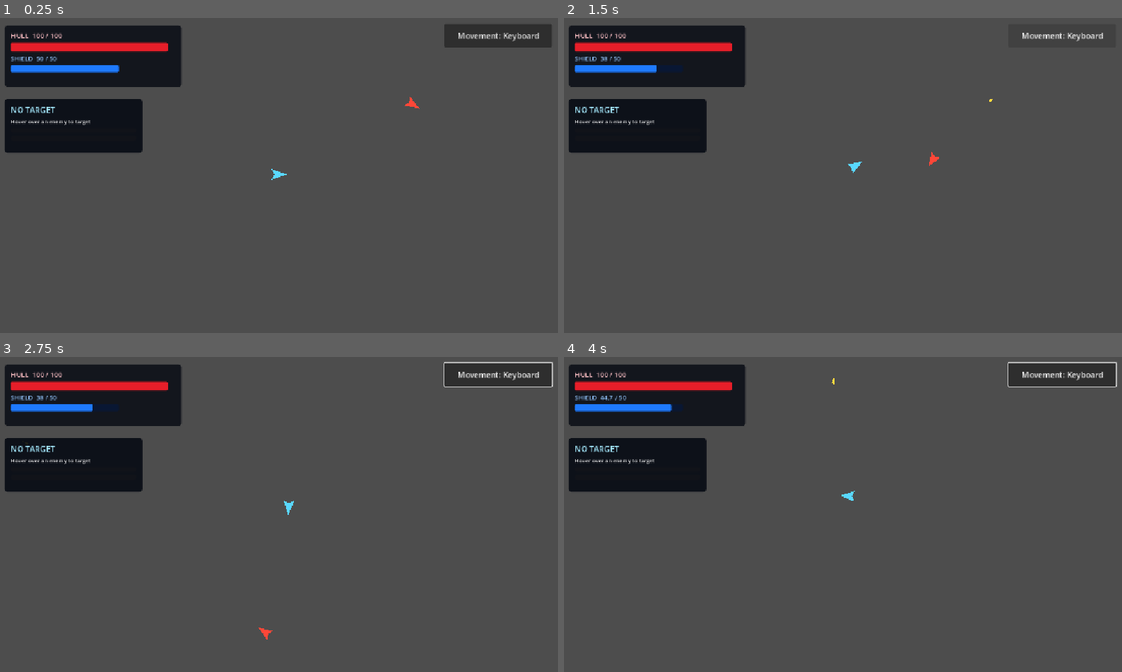
Above: before the commit, frames 1-4 (two rows, left to right).
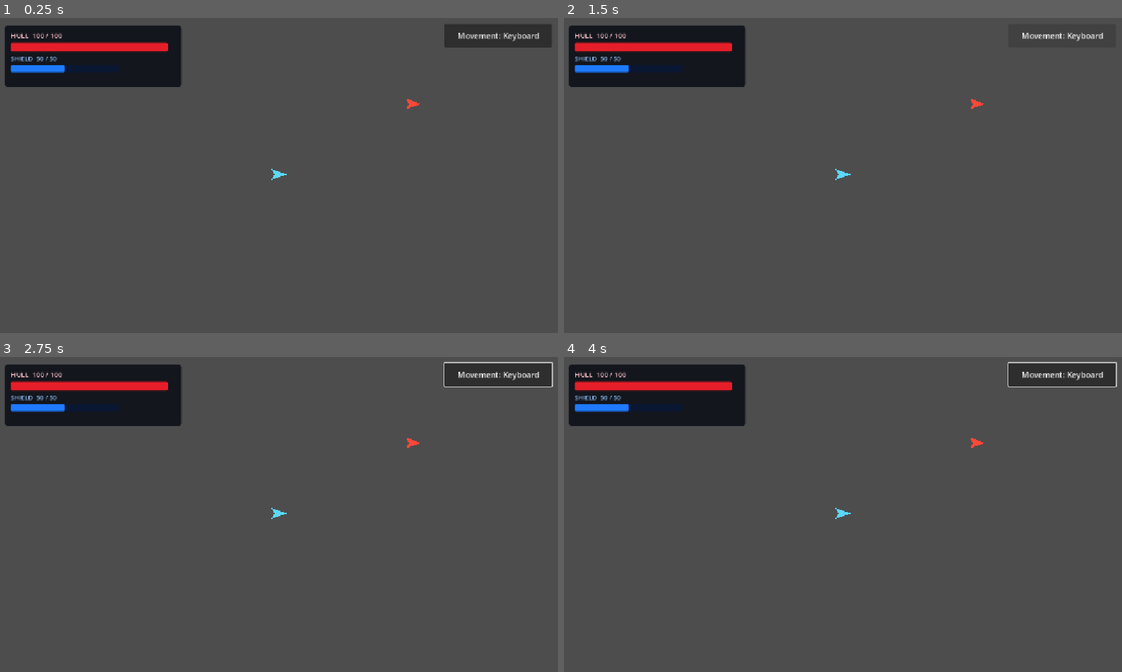
Above: after the commit, the same moments.

Repository: Bbran4/SpaceDelivery
Game: Godot game, scene res://scenes/tests/hud_test.tscn
Two runs of this game, one before a commit and one after it. Both use one fixed random seed, a clock stepped at 60 frames per second and the inputs below.
Inputs (mouse positions are in pixels of both pictures, inside the frame that each line leads up to):
- Up to frame 1 (0.25 s): no input
- Up to frame 2 (1.5 s): click "Movement: Keyboard" at 0.5 s; click "Movement: Mouse" (after the commit: "Movement: Keyboard") at 1.25 s
- Up to frame 3 (2.75 s): move the mouse to (401, 498) at 2.02 s; hold D (right) from 2.03 s (still down); hold Tab from 2.03 s (still down)
- Up to frame 4 (4 s): move the mouse to (725, 530) at 2.77 s; release D (right) at 2.78 s; release Tab at 2.78 s; hold S (down) 2.78-3.53 s; tap Tab at 2.85 s; move the mouse to (898, 445) at 3.52 s; hold D (right) from 3.53 s (still down); hold Tab from 3.53 s (still down)

The runs differ from the first frame. In frame 1, 4.4% of the frame differs, in the area x 0-76%, y 14-43%; in frame 2, 4.4%; in frame 3, 4.4%; in frame 4, 4.5%, in the area x 0-76%, y 6-52%.
Error after the commit: Parse Error: Function "_cycle_target()" not found in base self. (res://scripts/player_controller.gd:61)

Commit message:
Guard freed targets and retain keyboard target HUD

Diff:
--- a/scripts/player_controller.gd
+++ b/scripts/player_controller.gd
@@ -26,11 +26,13 @@
 @export_range(1.0, 10.0, 0.1) var mouse_turn_rate_multiplier: float = 4.0
 @export_range(0.1, 2.0, 0.05) var mouse_velocity_response_time: float = 0.4
 @export_range(1.0, 100.0, 1.0) var mouse_target_radius: float = 22.0
+@export_range(10.0, 100.0, 1.0) var keyboard_reticle_radius: float = 32.0
 
 var movement_mode: MovementMode = MovementMode.KEYBOARD
 var current_target: Ship
 var _reticle: TargetReticle
 var _cycled_target: Ship
+var _hud_target: Ship
 
 
 func _ready() -> void:
@@ -77,7 +79,7 @@
 
 
 func _update_targeting() -> void:
-	var new_target: Ship
+	var new_target: Ship = null
 	if movement_mode == MovementMode.MOUSE:
 		if is_instance_valid(_cycled_target) and not _cycled_target.is_destroyed and _cycled_target.is_inside_tree():
 			if ship.global_position.distance_to(_cycled_target.global_position) <= _get_player_weapon_range():
@@ -86,125 +88,37 @@
 				_cycled_target = null
 		if new_target == null:
 			new_target = _find_nearest_enemy_in_range()
-			if is_instance_valid(_cycled_target) and _cycled_target.is_destroyed:
-				_cycled_target = null
 	else:
 		new_target = _find_enemy_under_mouse()
 
-	if not is_instance_valid(new_target):
+	if not is_instance_valid(new_target) or new_target.is_destroyed or not new_target.is_inside_tree():
 		new_target = null
 
-	if new_target != current_target:
-		current_target = new_target
-		target_changed.emit(current_target)
+	# The keyboard-mode weapon target is only active while the cursor is over an
+	# enemy, but the HUD keeps the last selected enemy until it dies or changes.
+	if new_target != null:
+		if new_target != current_target:
+			current_target = new_target
+			_hud_target = new_target
+			target_changed.emit(current_target)
+	elif movement_mode == MovementMode.MOUSE:
+		if is_instance_valid(current_target) or current_target != null:
+			current_target = null
+			target_changed.emit(null)
+	else:
+		current_target = null
+
+	if movement_mode == MovementMode.KEYBOARD and is_instance_valid(_hud_target):
+		if not is_instance_valid(_hud_target) or _hud_target.is_destroyed or not _hud_target.is_inside_tree():
+			_hud_target = null
+			target_changed.emit(null)
+
+	if is_instance_valid(current_target) and (current_target.is_destroyed or not current_target.is_inside_tree()):
+		current_target = null
+		if movement_mode == MovementMode.MOUSE:
+			target_changed.emit(null)
 
 	if is_instance_valid(_reticle):
-		if movement_mode == MovementMode.MOUSE:
-			_reticle.follow_mouse = false
-			_reticle.target = current_target
-		else:
-			_reticle.follow_mouse = true
-			_reticle.target = null
-
-
-func _find_nearest_enemy_in_range() -> Ship:
-	var nearest: Ship
-	var nearest_distance: float = _get_player_weapon_range()
-	for node: Node in get_tree().get_nodes_in_group("enemy"):
-		var enemy: Ship = node as Ship
-		if enemy == null or enemy.is_destroyed or not enemy.is_inside_tree():
-			continue
-		var distance: float = ship.global_position.distance_to(enemy.global_position)
-		if distance <= nearest_distance:
-			nearest_distance = distance
-			nearest = enemy
-	return nearest
-
-
-func _find_enemy_under_mouse() -> Ship:
-	var mouse_position: Vector2 = ship.get_global_mouse_position()
-	for node: Node in get_tree().get_nodes_in_group("enemy"):
-		var enemy: Ship = node as Ship
-		if enemy == null or enemy.is_destroyed:
-			continue
-		if mouse_position.distance_to(enemy.global_position) <= mouse_target_radius:
-			return enemy
-	return null
-
-
-func _get_player_weapon_range() -> float:
-	var maximum_range: float = 300.0
-	for weapon_node: Node in ship.weapon_instances:
-		var weapon: ShipWeapon = weapon_node as ShipWeapon
-		if weapon != null and weapon.weapon_data != null:
-			maximum_range = maxf(maximum_range, weapon.weapon_data.range)
-	return maximum_range
-
-
-func _cycle_target() -> void:
-	var enemies: Array[Ship] = []
-	for node: Node in get_tree().get_nodes_in_group("enemy"):
-		var enemy: Ship = node as Ship
-		if enemy != null and not enemy.is_destroyed and enemy.is_inside_tree() and ship.global_position.distance_to(enemy.global_position) <= _get_player_weapon_range():
-			enemies.append(enemy)
-	if enemies.is_empty():
-		_cycled_target = null
-		return
-	enemies.sort_custom(func(a: Ship, b: Ship) -> bool:
-		return ship.global_position.distance_to(a.global_position) < ship.global_position.distance_to(b.global_position)
-	)
-	var current_index: int = enemies.find(current_target)
-	_cycled_target = enemies[(current_index + 1) % enemies.size()]
-
-
-func _process_keyboard_movement() -> void:
-	var turn_input: float = Input.get_axis(turn_left_action, turn_right_action)
-	var thrust_input: float = Input.get_axis(thrust_reverse_action, thrust_forward_action)
-	var movement_direction: Vector2 = Vector2.ZERO
-
-	if not is_zero_approx(thrust_input):
-		movement_direction = Vector2.RIGHT.rotated(ship.rotation) * thrust_input
-
-	ship.set_movement_input(movement_direction, turn_input)
-
-
-func _process_mouse_movement() -> void:
-	var mouse_position: Vector2 = ship.get_global_mouse_position()
-	var to_mouse: Vector2 = mouse_position - ship.global_position
-	var distance_to_mouse: float = to_mouse.length()
-	var movement_direction: Vector2 = Vector2.ZERO
-	var turn_input: float = 0.0
-
-	if not to_mouse.is_zero_approx():
-		var angle_difference: float = wrapf(to_mouse.angle() - ship.global_rotation, -PI, PI)
-		var full_turn_angle: float = deg_to_rad(maxf(ship.turn_rate, 1.0))
-		turn_input = clampf(angle_difference / full_turn_angle, -1.0, 1.0)
-
-		var direction_to_mouse: Vector2 = to_mouse / distance_to_mouse
-		var distance_outside_stop_zone: float = maxf(distance_to_mouse - mouse_stop_distance, 0.0)
-		var desired_speed: float = 0.0
-		if ship.acceleration > 0.0:
-			desired_speed = minf(
-				ship.movement_speed,
-				sqrt(2.0 * ship.acceleration * distance_outside_stop_zone)
-			)
-
-		var desired_velocity: Vector2 = direction_to_mouse * desired_speed
-		var velocity_error: Vector2 = desired_velocity - ship.velocity
-		var response_acceleration: float = maxf(
-			ship.acceleration * mouse_velocity_response_time,
-			1.0
-		)
-		movement_direction = (velocity_error / response_acceleration).limit_length(1.0)
-
-	ship.set_movement_input(movement_direction, turn_input, mouse_turn_rate_multiplier)
-
-
-func toggle_movement_mode() -> void:
-	if movement_mode == MovementMode.KEYBOARD:
-		movement_mode = MovementMode.MOUSE
-	else:
-		movement_mode = MovementMode.KEYBOARD
-	_cycled_target = null
-	_update_targeting()
-	movement_mode_changed.emit(movement_mode)
+		_reticle.follow_mouse = movement_mode == MovementMode.KEYBOARD
+		_reticle.target = current_target if movement_mode == MovementMode.MOUSE and is_instance_valid(current_target) else null
+		_reticle.ring_radius = keyboard_reticle_radius if movement_mode == MovementMode.KEYBOARD else 18.0
